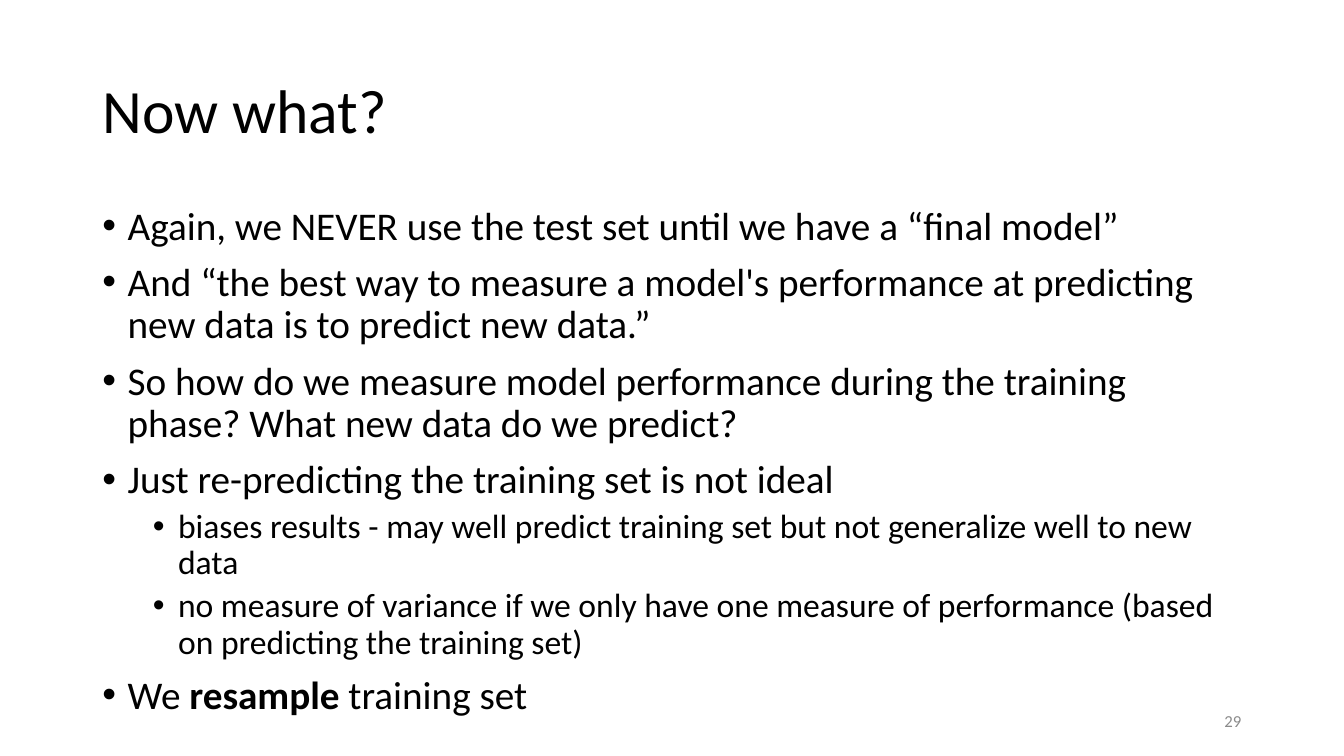
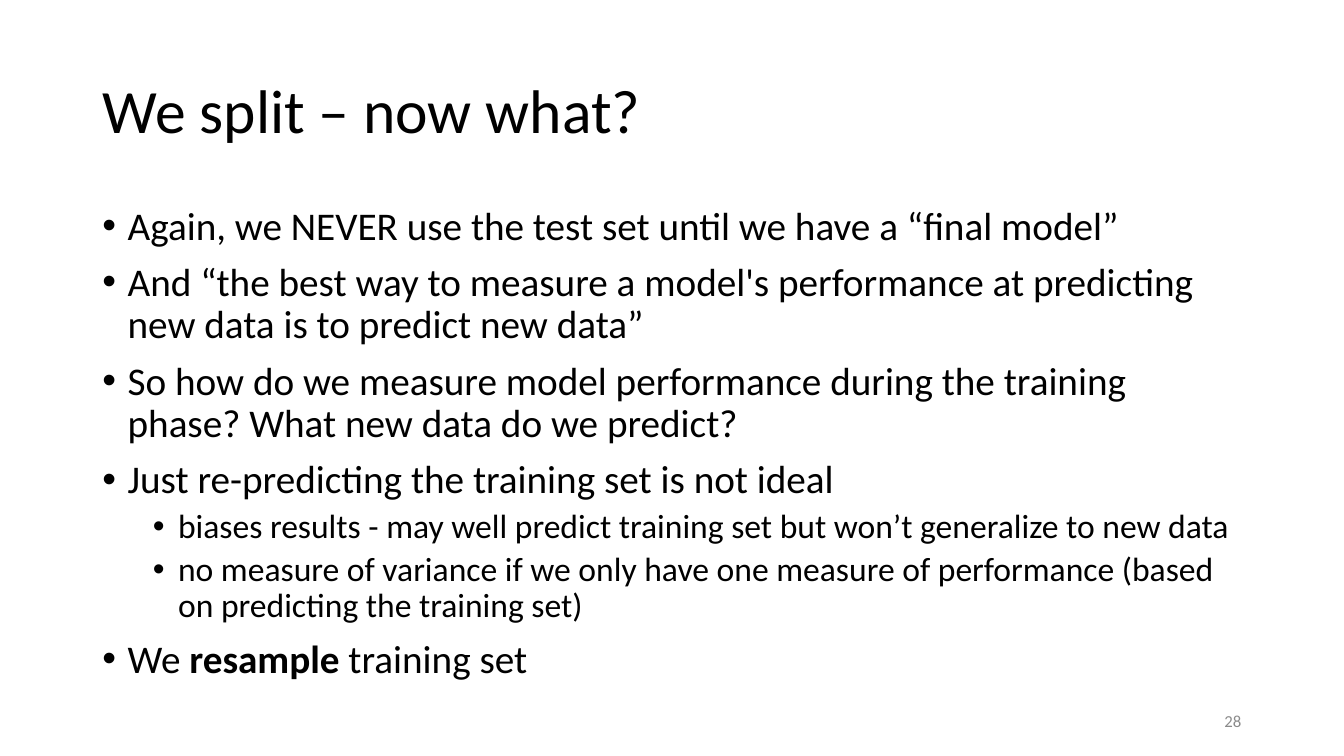
Before and after one commit to karlenaochoa/c4-ml-2020, a slide deck: slide 28 of slides/w2p1-bias-variance-resampling/w2p1.pptx (slide 29 before the commit). Drawn at 1344x756 pixels with LibreOffice and Linux fonts; fonts in the diff are those of the drawing. Boxes give left, top, right and bottom in pixels: in the first picture for what was removed or moved away, otherwise in the second. Text is boxed around its words. In the diff, an @@ line names an element or a change of style, - is before the commit and + after.

```diff
--- a/slides/w2p1-bias-variance-resampling/w2p1.pptx
+++ b/slides/w2p1-bias-variance-resampling/w2p1.pptx
@@ title at (x1=102, y1=90, x2=640, y2=143): text changed @@
-Now what?
+We split – now what?
@@ text at (x1=128, y1=268, x2=1193, y2=345): text changed @@
-• And “the best way to measure a model's performance at predicting new data is to predict new data.”
+• And “the best way to measure a model's performance at predicting new data is to predict new data”
@@ text at (x1=178, y1=514, x2=1228, y2=544): text changed @@
-  • biases results - may well predict training set but not generalize well to new data
+  • biases results - may well predict training set but won’t generalize to new data
@@ page number at (x1=1224, y1=715, x2=1241, y2=727): text changed @@
-29
+28
```
Also in this commit, not shown: 26 other slides changed, 1 slide added, 3 slides removed.
